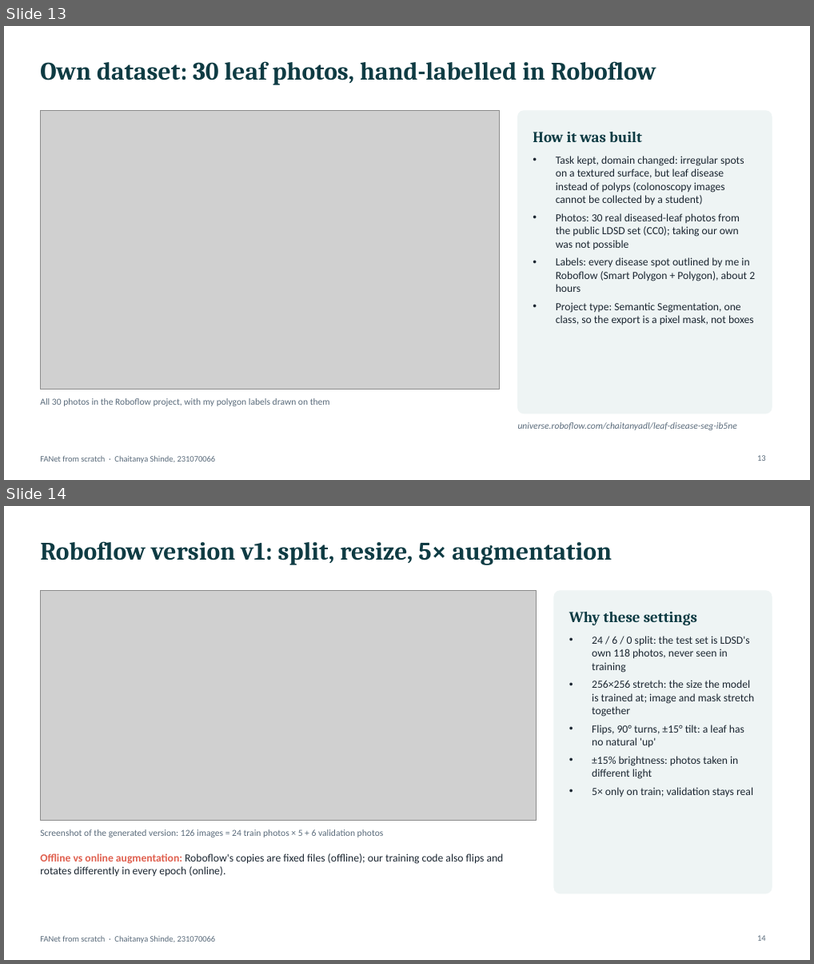
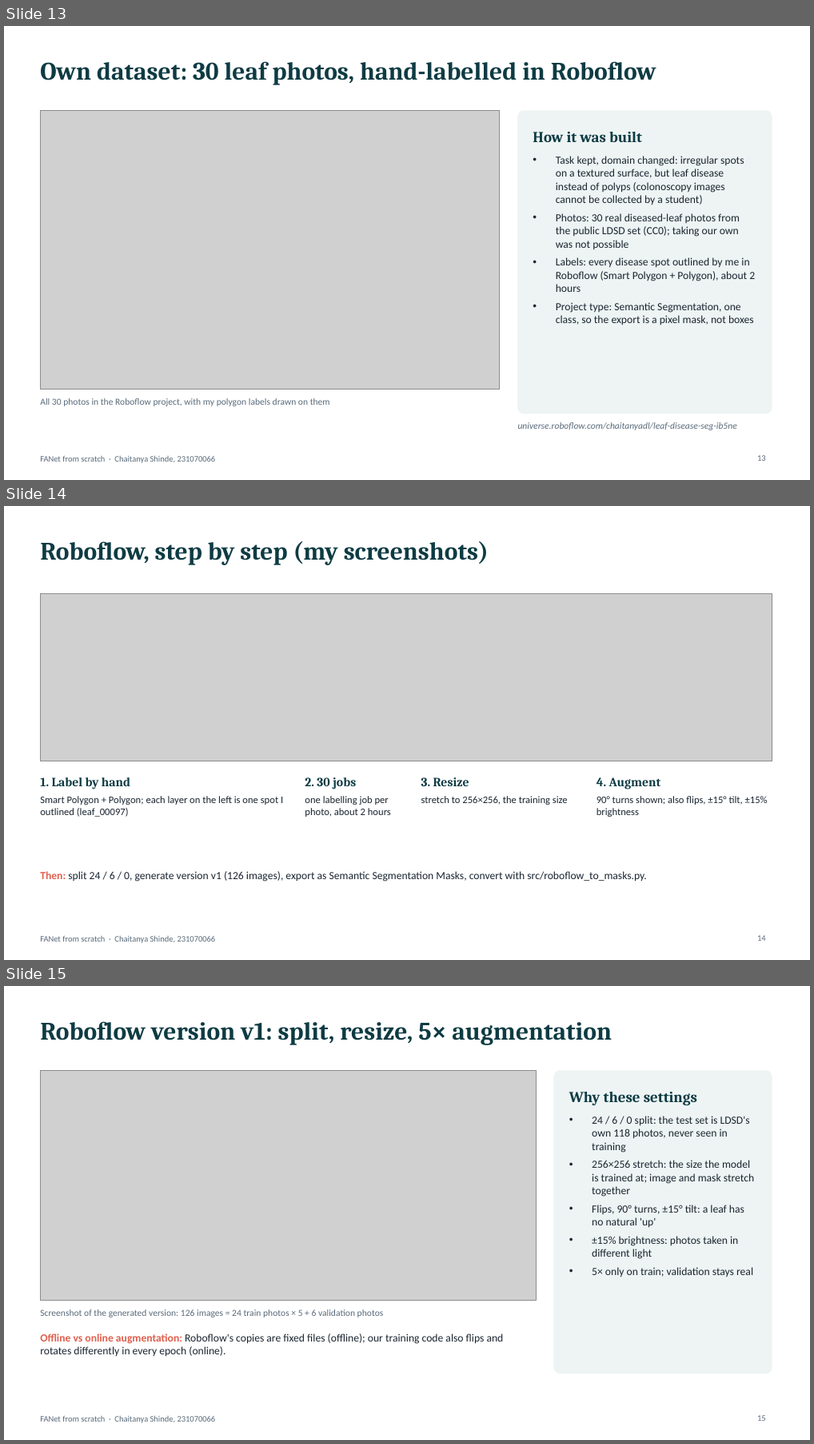
Before and after one commit to Chaitanya-666/DLproject, a slide deck: presentation/FANet_ChaitanyaShinde_231070066.pptx. Shown one above the other, each under a label of ours: slides 13 and 14 before the commit, slides 13, 14 and 15 after it. The pictures are 814x964 and 814x1444 pixels, drawn with LibreOffice and Linux fonts; fonts in the diff are those of the drawing; grey boxes stand for pictures. Boxes give left, top, right and bottom in pixels: in the first picture for what was removed or moved away, otherwise in the second. Text is boxed around its words. In the diff, an @@ line names an element or a change of style, - is before the commit and + after.

Commit message:
Deck: 'Roboflow, step by step' slide from my screenshots (labelling, 30 jobs, resize, augment); same figure in the report; 17 slides

```diff
--- a/presentation/FANet_ChaitanyaShinde_231070066.pptx
+++ b/presentation/FANet_ChaitanyaShinde_231070066.pptx
@@ slide 14 added at box(4, 506, 810, 960), background #FFFFFF; not listed: 1 template element that a slide beside it also shows @@
@@ title added at box(40, 541, 489, 565), 30 pt, text #0E3B43, bold @@
+Roboflow, step by step (my screenshots)
@@ picture added at box(40, 594, 772, 760) @@
@@ text added at box(40, 777, 130, 789), 15 pt, text #0E3B43, bold @@
+1. Label by hand
@@ text added at box(305, 777, 356, 789), 15 pt, text #0E3B43, bold @@
+2. 30 jobs
@@ text added at box(422, 777, 470, 786), 15 pt, text #0E3B43, bold @@
+3. Resize
@@ text added at box(597, 777, 662, 789), 15 pt, text #0E3B43, bold @@
+4. Augment
@@ text added at box(40, 796, 283, 816), 12 pt, text #1B2631 @@
+Smart Polygon + Polygon; each layer on the left is one spot I outlined (leaf_00097)
@@ text added at box(305, 796, 391, 816), 12 pt, text #1B2631 @@
+one labelling job per photo, about 2 hours
@@ text added at box(422, 796, 568, 804), 12 pt, text #1B2631 @@
+stretch to 256×256, the training size
@@ text added at box(597, 796, 768, 816), 12 pt, text #1B2631 @@
+90° turns shown; also flips, ±15° tilt, ±15% brightness
@@ text added at box(40, 871, 647, 881), 13 pt, text #1B2631 @@
+Then: split 24 / 6 / 0, generate version v1 (126 images), export as Semantic Segmentation Masks, convert with src/roboflow_to_masks.py.
@@ page number added at box(758, 935, 766, 940), 10 pt, text #5A6B7B @@
+14
@@ what was slide 14 is now slide 15 @@
@@ page number at box(758, 1415, 766, 1420): text changed @@
-14
+15
```
Also in this commit, not shown: 10 other files.
